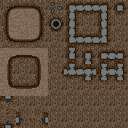
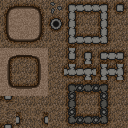
Comparing the layer stacks of the two 128×128 images. Changes:
added layer "Layer 19" above "Pillar copy 17" over [69, 85, 107, 123]
added layer "Pillar copy 17" above "Pillar Wall" over [68, 84, 108, 124]
